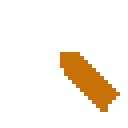
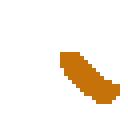
Before/after of a (128, 128) layered artwork. What changed in the layer stack:
painted on "foreground" over [88, 80, 120, 112]
